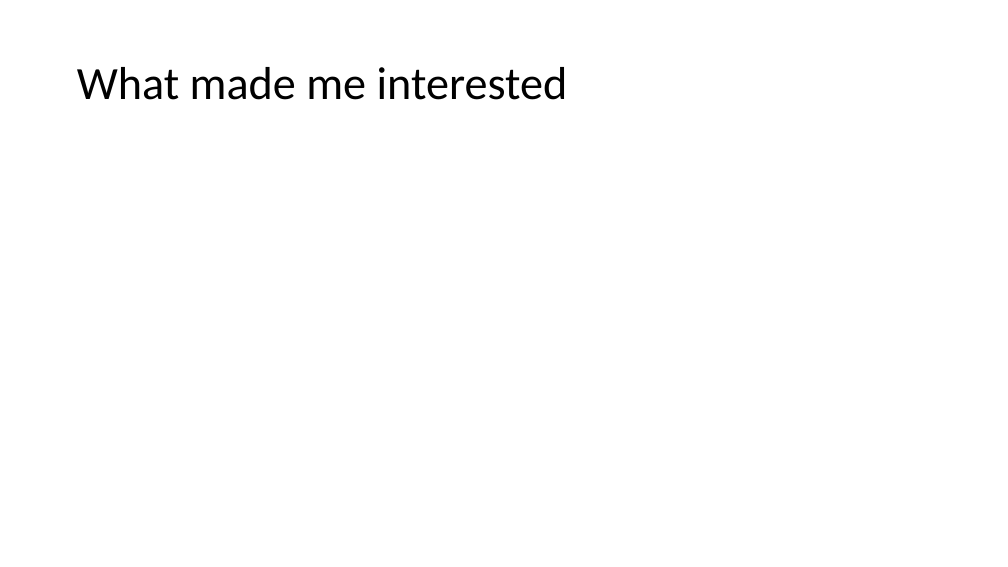
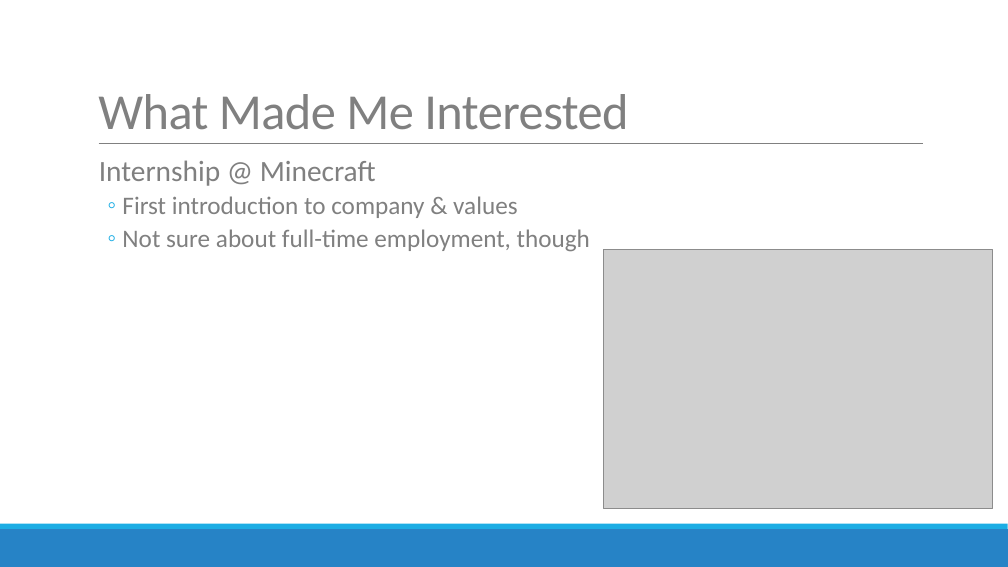
Before and after one commit to deepti-ramani/class-work, a slide deck: slide 5 of GameCareer_Microsoft.pptx. Drawn at 1008x567 pixels with LibreOffice and Linux fonts; fonts in the diff are those of the drawing; grey boxes stand for pictures. Boxes give left, top, right and bottom in pixels: in the first picture for what was removed or moved away, otherwise in the second. Text is boxed around its words. In the diff, an @@ line names an element or a change of style, - is before the commit and + after.

```diff
--- a/GameCareer_Microsoft.pptx
+++ b/GameCareer_Microsoft.pptx
@@ title "What Made Me Interested" at (x1=98, y1=94, x2=628, y2=130): vertical alignment middle to bottom @@
@@ title at (x1=98, y1=94, x2=628, y2=130): text changed; size 44 to 48 pt; text colour #000000 to #808080 @@
-What made me interested
+What Made Me Interested
@@ line added from (99, 144) to (923, 144), #808080 0.5 pt @@
@@ text added at (x1=99, y1=160, x2=590, y2=251), 24 pt, text #808080 @@
+  Internship @ Minecraft
+  ◦ First introduction to company & values
+  ◦ Not sure about full-time employment, though
@@ picture added at (x1=603, y1=250, x2=993, y2=509) @@
@@ rectangle added at (x1=0, y1=529, x2=1008, y2=567), fill #2683C6 @@
@@ rectangle added at (x1=0, y1=524, x2=1008, y2=529), fill #1CADE4 @@
```
Also in this commit, not shown: 5 slides added, 5 slides removed.
